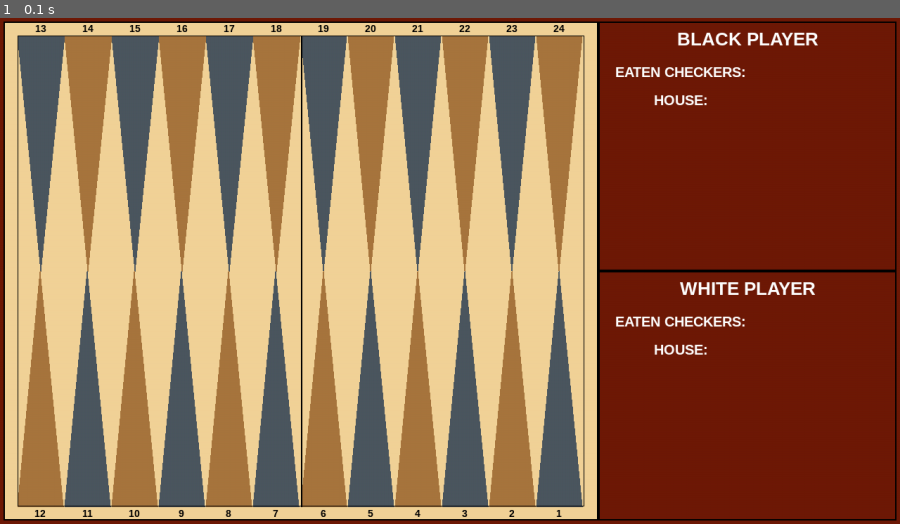
Above: before the commit, frame 1.
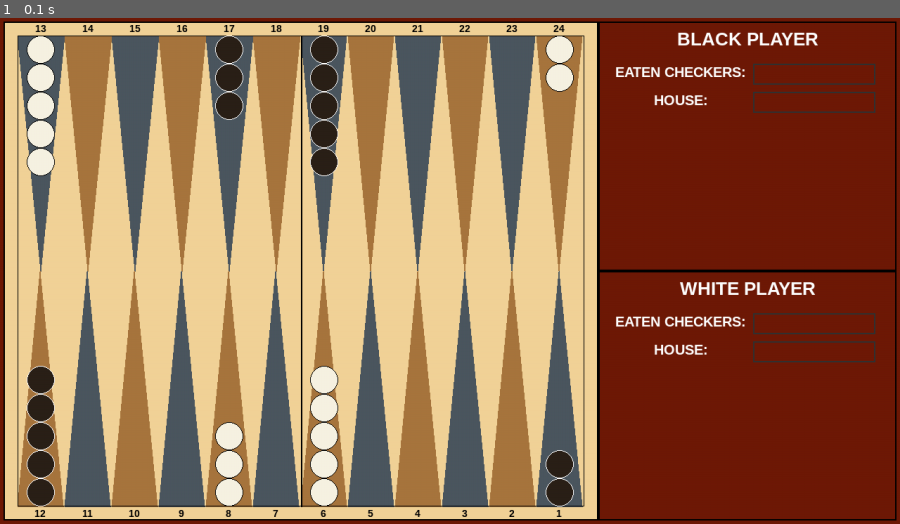
Above: after the commit, the same moment.

Repository: um-computacion/computacion-2025-backgammon-josefinaPorolli
Game: pygame game, started from pygame_ui/game_interface.py
Two runs of this game, one before a commit and one after it. Both use one fixed random seed, a clock stepped at 60 frames per second and the inputs below.
Inputs:
- Up to frame 1 (0.1 s): no input

The runs differ from the first frame. In frame 1, 4.6% of the frame differs, in the area x 2-98%, y 3-97%.

Commit message:
Pygame: mapping with board and checkers

Diff:
--- a/pygame_ui/game_interface.py
+++ b/pygame_ui/game_interface.py
@@ -1,5 +1,13 @@
 import pygame
 import sys
+import os
+
+sys.path.append(os.path.dirname(os.path.dirname(os.path.abspath(__file__))))
+
+from core.backgammon_game import BackgammonGame
+
+game = BackgammonGame() # Define the game
+game.set_default_checkers() # Set the default positions of the checkers
 
 # Initialize Pygame
 pygame.init()
@@ -24,18 +32,137 @@
 # Margins
 MARGIN = 5
 
-# Main game loop
-running = True
-while running:
-    # Handle events
-    for event in pygame.event.get():
-        if event.type == pygame.QUIT:
-            running = False
-        # Exit also with esc
-        elif event.type == pygame.KEYDOWN:
-            if event.key == pygame.K_ESCAPE:
-                running = False
-
+def create_point_mapping(board_inner_rect, point_width, point_height):
+    """Crea un diccionario que mapea puntos del board a coordenadas visuales"""
+    point_mapping = {}
+    board_inner = board_inner_rect
+
+    # Puntos 13-18 (superior izquierda)
+    for i in range(6):
+        point_number = 13 + i
+        point_mapping[str(point_number)] = {
+            "rect": pygame.Rect(
+                board_inner.left + i * point_width,
+                board_inner.top,
+                point_width,
+                point_height
+            ),
+            "direction": "down"
+        }
+
+    # Puntos 19-24 (superior derecha)
+    for i in range(6):
+        point_number = 19 + i
+        point_mapping[str(point_number)] = {
+            "rect": pygame.Rect(
+                board_inner.left + board_inner.width // 2 + i * point_width,
+                board_inner.top,
+                point_width,
+                point_height
+            ),
+            "direction": "down"
+        }
+
+    # Puntos 12-7 (inferior izquierda)
+    for i in range(6):
+        point_number = 12 - i
+        point_mapping[str(point_number)] = {
+            "rect": pygame.Rect(
+                board_inner.left + i * point_width,
+                board_inner.top + board_inner.height // 2,
+                point_width,
+                point_height
+            ),
+            "direction": "up"
+        }
+
+    # Puntos 6-1 (inferior derecha)
+    for i in range(6):
+        point_number = 6 - i
+        point_mapping[str(point_number)] = {
+            "rect": pygame.Rect(
+                board_inner.left + board_inner.width // 2 + i * point_width,
+                board_inner.top + board_inner.height // 2,
+                point_width,
+                point_height
+            ),
+            "direction": "up"
+        }
+
+    return point_mapping
+
+def draw_checkers_on_point(screen, point_data, checkers, max_display=5):
+    """Draws all the checkers in a specific point"""
+    point_rect = point_data["rect"]
+    direction = point_data["direction"]
+
+    checker_radius = min(point_rect.width, 20)
+    spacing = checker_radius * 2
+
+    # Determine direction (will start up in the upper squares and down in the lower ones)
+    if direction == "down":
+        start_y = point_rect.top + checker_radius
+        step = spacing
+    else:  # up
+        start_y = point_rect.bottom - checker_radius
+        step = -spacing
+
+    # Draw checkers according to the max display
+    for i, checker in enumerate(checkers[:max_display]):
+        color = BLACK_CHECKER_COLOR if checker.get_colour() == "Black" else WHITE_CHECKER_COLOR
+        y_pos = start_y + i * step
+
+        pygame.draw.circle(screen, color, (point_rect.centerx, y_pos), checker_radius)
+        # Borders
+        border_color = WHITE if checker.get_colour() == "Black" else BLACK
+        pygame.draw.circle(screen, border_color, (point_rect.centerx, y_pos), checker_radius, 1)
+
+    # Show counter if necessary
+    if len(checkers) > max_display:
+        font = pygame.font.SysFont('Arial', 20, bold=True)
+        count_text = font.render(f"+{len(checkers) - max_display}", True, WHITE)
+        text_rect = count_text.get_rect(center=(point_rect.centerx, start_y + max_display * step))
+        screen.blit(count_text, text_rect)
+
+def draw_checkers_in_area(screen, area, checkers):
+    """Draws the checkers in the House and Eaten fields"""
+    if not checkers:
+        return
+
+    checker_radius = min(area.height // 2 - 2, 10)
+    overlap_offset = checker_radius
+
+    # Calculate the max number of checkers that fit
+    effective_width = checker_radius * 2 - overlap_offset
+    max_per_row = max(1, (area.width - checker_radius) // effective_width)
+
+    for i, checker in enumerate(checkers):
+        row = i // max_per_row
+        col = i % max_per_row
+
+        # Overlap
+        x = area.left + checker_radius + col * effective_width
+        y = area.top + area.height // 2
+        y += row * (checker_radius // 2)
+
+        # Make sure it does not go off the area
+        if y + checker_radius > area.bottom:
+            # If it does not fit, make them smaller
+            checker_radius = 8
+            effective_width = checker_radius * 2 - overlap_offset
+            max_per_row = max(1, (area.width - checker_radius) // effective_width)
+            # Recalculate with new size
+            row = i // max_per_row
+            col = i % max_per_row
+            x = area.left + checker_radius + col * effective_width
+            y = area.top + area.height // 2 + row * (checker_radius // 2)
+
+        color = BLACK_CHECKER_COLOR if checker.get_colour() == "Black" else WHITE_CHECKER_COLOR
+        pygame.draw.circle(screen, color, (int(x), int(y)), checker_radius)
+        border_color = WHITE if checker.get_colour() == "Black" else BLACK
+        pygame.draw.circle(screen, border_color, (int(x), int(y)), checker_radius, 1)
+
+def draw_general_interface():
     # Fill the background
     screen.fill(BACKGROUND_COLOR)
 
@@ -240,6 +367,73 @@
     white_house_text_rect = white_house_text.get_rect(centerx=white_player_control.left + 120, top=white_player_control.top + 100)
     screen.blit(white_house_text, white_house_text_rect)
 
+    # Map all the points in the board related to __board__ points
+    point_mapping = create_point_mapping(board_inner, point_width, point_height)
+
+    # Draw the checkers
+    board_state = game.__board__.get_board()
+
+    for point_num, point_data in point_mapping.items():
+        checkers_in_point = board_state.get(point_num, [])
+        if checkers_in_point:
+            draw_checkers_on_point(screen, point_data, checkers_in_point)
+
+    # Areas for Black player
+    black_eaten_area = pygame.Rect(
+        black_player_control.left + 220,
+        black_player_control.top + 60,
+        black_player_control.width - 250,
+        30
+    )
+
+    black_house_area = pygame.Rect(
+        black_player_control.left + 220,
+        black_player_control.top + 100,
+        black_player_control.width - 250,
+        30
+    )
+
+    # Areas for black player
+    white_eaten_area = pygame.Rect(
+        white_player_control.left + 220,
+        white_player_control.top + 60,
+        white_player_control.width - 250,
+        30
+    )
+
+    white_house_area = pygame.Rect(
+        white_player_control.left + 220,
+        white_player_control.top + 100,
+        white_player_control.width - 250,
+        30
+    )
+
+    # Draw special areas (Eaten and House)
+    pygame.draw.rect(screen, (50, 50, 50), black_eaten_area, 2)
+    pygame.draw.rect(screen, (50, 50, 50), black_house_area, 2)
+    pygame.draw.rect(screen, (50, 50, 50), white_eaten_area, 2)
+    pygame.draw.rect(screen, (50, 50, 50), white_house_area, 2)
+
+    # Draw checkers in special areas.
+    draw_checkers_in_area(screen, black_eaten_area, board_state.get("BEaten", []))
+    draw_checkers_in_area(screen, black_house_area, board_state.get("BHouse", []))
+    draw_checkers_in_area(screen, white_eaten_area, board_state.get("WEaten", []))
+    draw_checkers_in_area(screen, white_house_area, board_state.get("WHouse", []))
+
+# Main game loop
+running = True
+while running:
+    # Handle events
+    for event in pygame.event.get():
+        if event.type == pygame.QUIT:
+            running = False
+        # Exit also with esc
+        elif event.type == pygame.KEYDOWN:
+            if event.key == pygame.K_ESCAPE:
+                running = False
+
+    draw_general_interface()
+
     # Update the screen
     pygame.display.flip()
 
Not shown, changed: CHANGELOG.md
Not shown, changed: promptsAI/prompts-desarrollo.md
